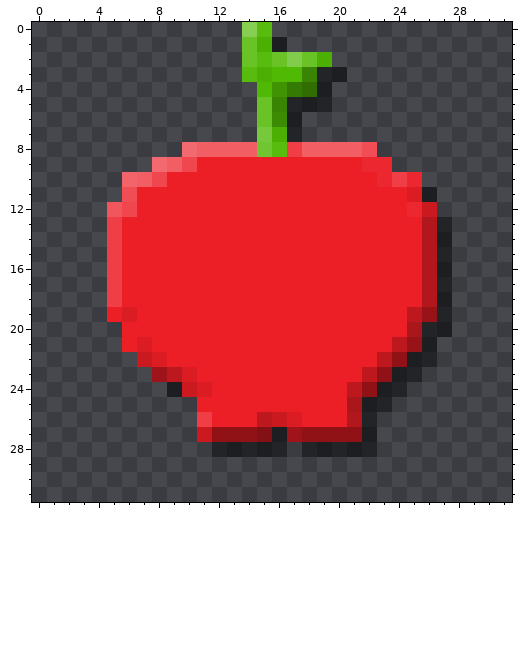
A pixel-art sprite gets an edit: resources/icons/items/apple.png. Above is the file before it was changed.
The file is 32x32 pixels. Colours within 5 levels of each other are drawn and written as one.
And afterwards:
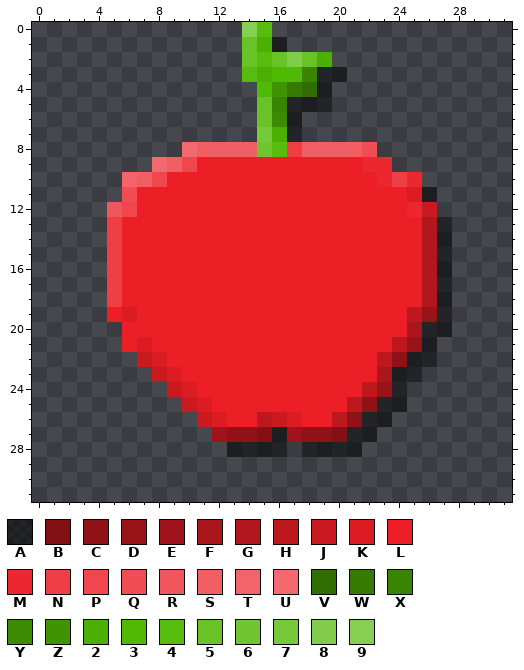
Palette (. is transparent): A #00000080  B #821015  C #901217  D #971318  E #9f141a  F #a9161b  G #b2171d  H #bc181e  J #ca1a20  K #dc1c23  L #ec1e26  M #ed272f  N #ef3e45  P #ef474d  Q #f04e54  R #f1565c  S #f15e63  T #f26469  U #f26a6f  V #306e02  W #357b03  X #398503  Y #3c8b03  Z #409303  2 #4cb004  3 #50b904  4 #57bc0e  5 #69c327  6 #70c631  7 #77c93c  8 #81cd4b  9 #86cf52
From old to new:
Changed rows in their new state; - is an unchanged pixel.
first column x 8:
23 JKL-----------LF-
24 -JKL---------LHD-
25 --JK---------HC-A
26 ---JK-------HC-A-
27 ---.E-------BA---
28 ----.---------.--
Pixel boxes of the changes (left, top, right, bottom) in both pictures:
changed: (152, 367, 227, 457)
changed: (332, 367, 407, 457)
